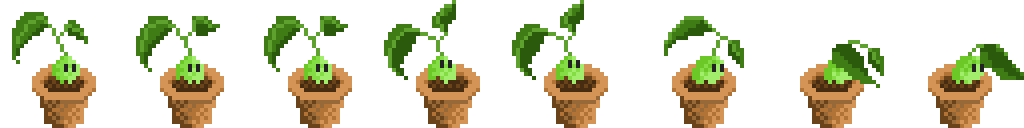
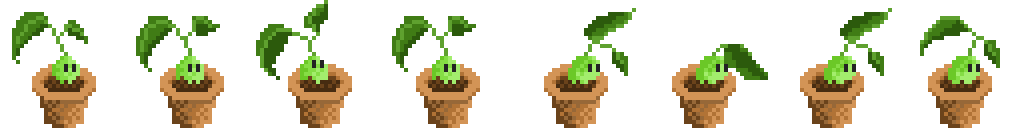
Before/after of a 1024 × 128 layered artwork. What changed in the layer stack:
removed layer "sideBasic08" over [948, 44, 1024, 84]
removed layer "sideBasic07" over [832, 40, 880, 88]
removed layer "sideBasic06" over [664, 16, 744, 84]
removed layer "sideBasic05" over [512, 0, 608, 84]
removed layer "sideBasic04" over [384, 0, 476, 84]
removed layer "sideBasic03" over [264, 16, 348, 84]
added layer "Layer 8" above "Layer 7" over [920, 16, 1000, 84]
added layer "Layer 7" above "Layer 6" over [832, 8, 892, 88]
added layer "Layer 6" above "Layer 5" over [692, 44, 768, 84]
added layer "Layer 5" above "Layer 4" over [544, 8, 636, 84]
added layer "Layer 4" above "Layer 3" over [392, 16, 476, 84]
added layer "Layer 3" above "Layer 2" over [256, 0, 348, 84]
